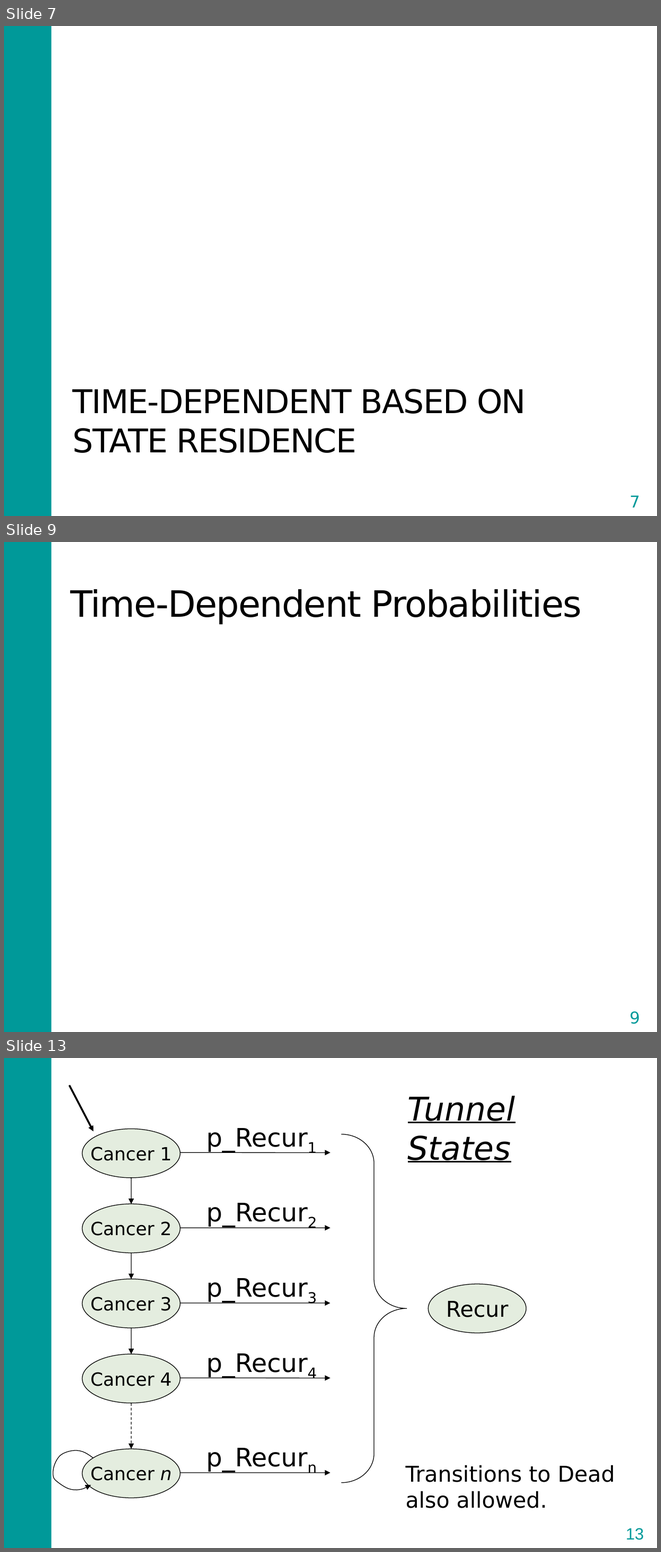
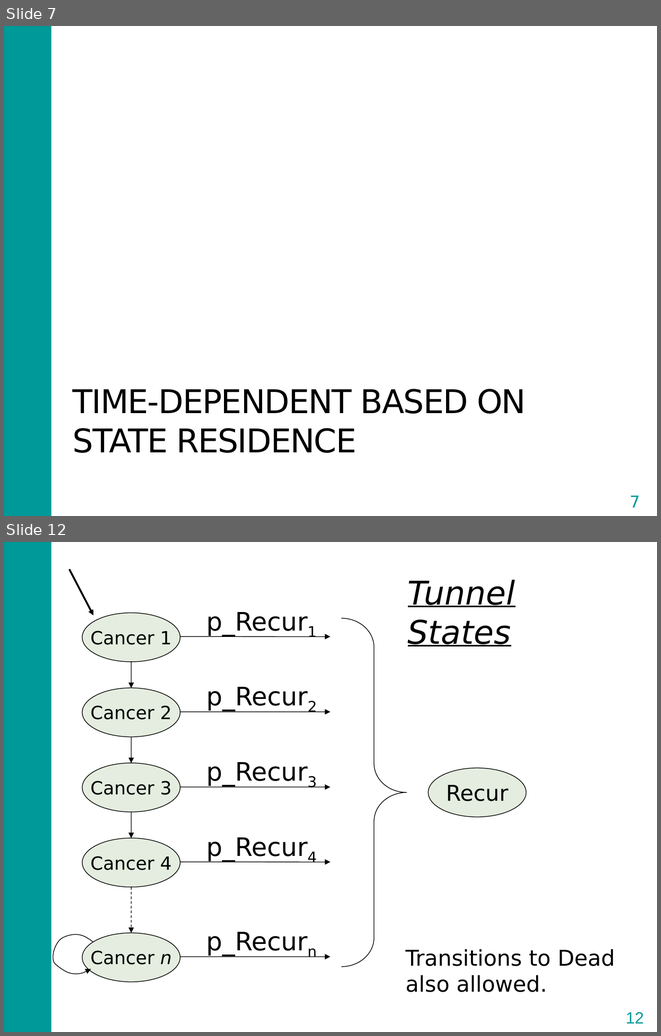
Before and after one commit to DARTH-git/Course-Modularization, a slide deck: Markov models/Slides/Markov Model Variants.pptx. Shown one above the other, each under a label of ours: slides 7, 9 and 13 before the commit, slides 7 and 12 after it; the slides between them are not shown. The pictures are 661x1552 and 661x1036 pixels, drawn with LibreOffice and Linux fonts; fonts in the diff are those of the drawing; grey boxes stand for pictures. Boxes give left, top, right and bottom in pixels: in the first picture for what was removed or moved away, otherwise in the second. Text is boxed around its words. In the diff, an @@ line names an element or a change of style, - is before the commit and + after.

```diff
--- a/Markov models/Slides/Markov Model Variants.pptx
+++ b/Markov models/Slides/Markov Model Variants.pptx
@@ slide 9 removed at bbox=[4, 542, 657, 1032], background #FFFFFF; not listed: 1 template element that a slide beside it also shows @@
@@ title removed at bbox=[71, 589, 582, 625] @@
-Time-Dependent Probabilities
@@ page number removed at bbox=[615, 1003, 654, 1031] @@
-9
@@ what was slide 13 is now slide 12 @@
@@ page number at bbox=[626, 1012, 644, 1023]: text changed @@
-13
+12
```
Also in this commit, not shown: 3 slides changed, 1 slide added, 1 other slide removed, 6 other files.
